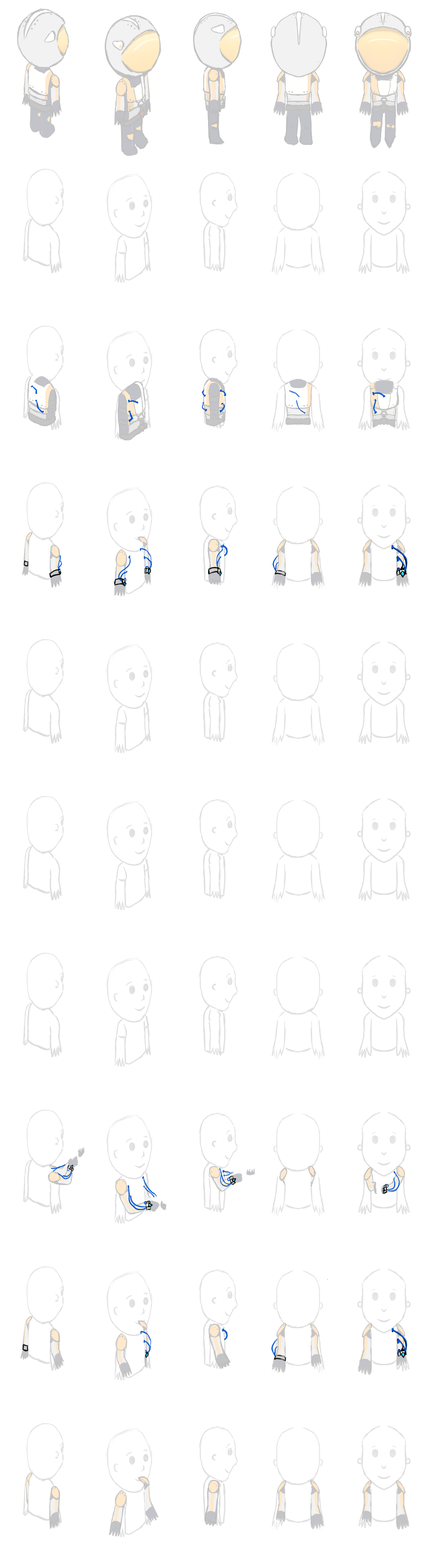
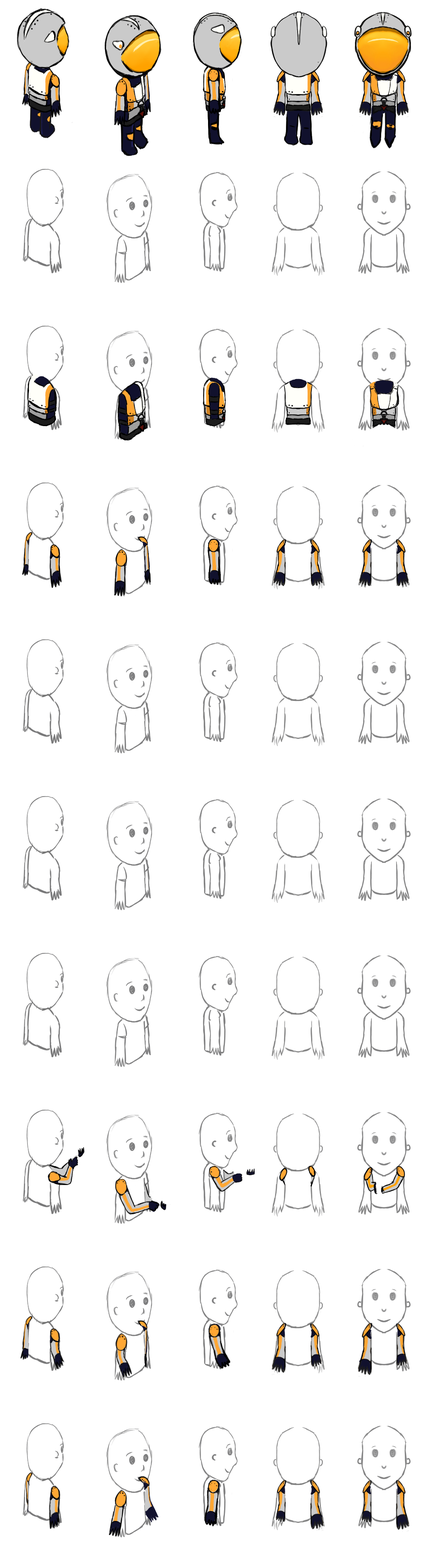
Layers edited between the first and the second 429×1568 image:
removed layer "mirrored directions" over [25, 376, 411, 979]
removed layer "main directions time gauntlet" over [21, 376, 411, 979]
removed layer "Layer 73" over [50, 1154, 251, 1224]
removed layer "Layer 71" over [25, 1154, 402, 1380]
removed layer "Copy of main directions time gauntlet" over [19, 1059, 411, 1538]
"everything": opacity 25% → 100% over [16, 8, 412, 1538]
